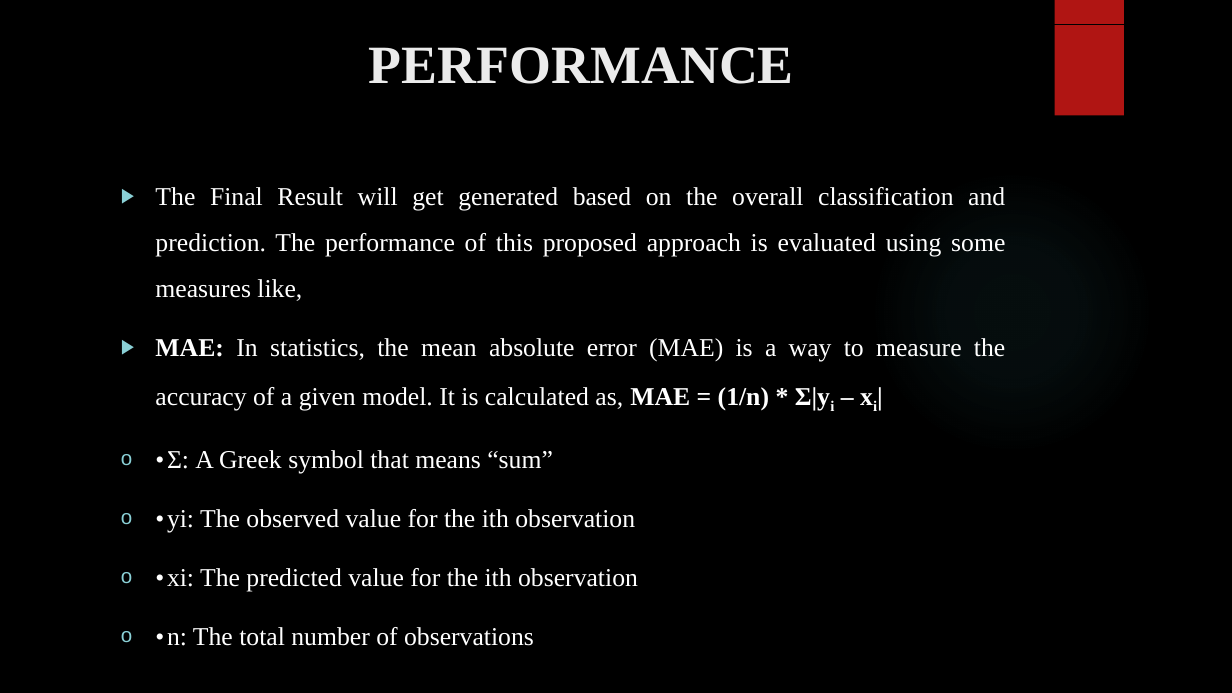
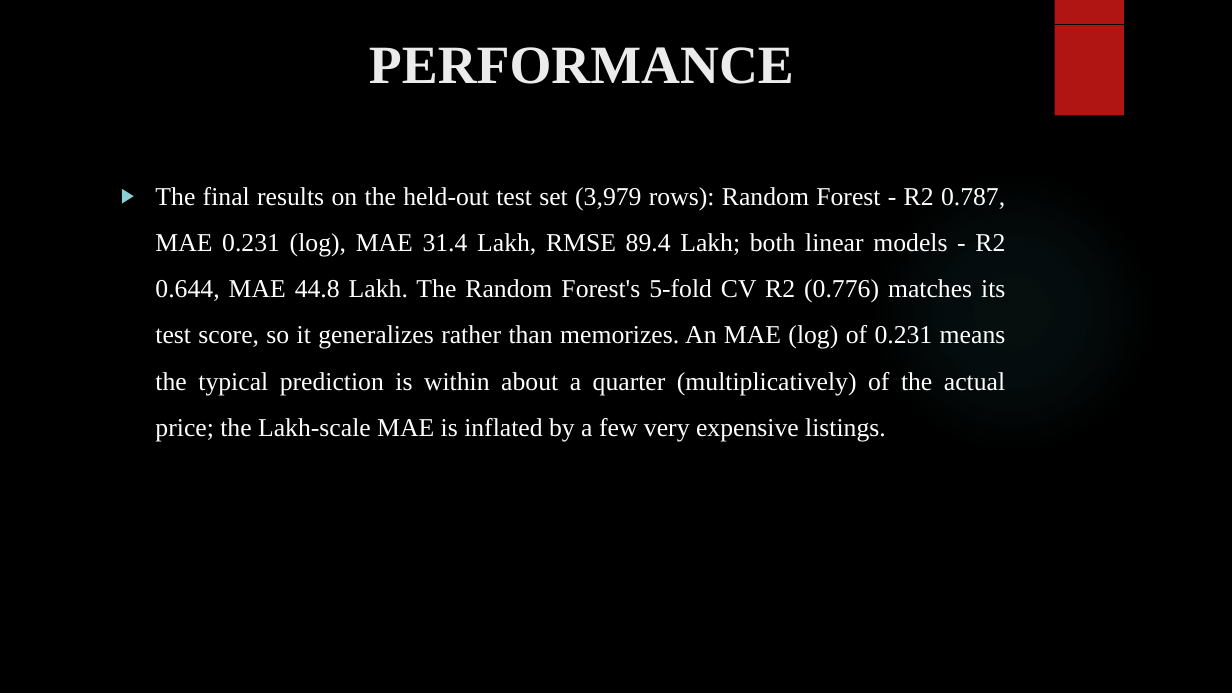
Before and after one commit to abustark/HOUSE-PRICE-PREDICTION-USING-MACHINE-LEARNING-ALGORITHMS, a slide deck: slide 21 of docs/House Price.pptx. Drawn at 1232x693 pixels with LibreOffice and Linux fonts; fonts in the diff are those of the drawing; background and template pictures are left out. Boxes give left, top, right and bottom in pixels: in the first picture for what was removed or moved away, otherwise in the second. Text is boxed around its words. In the diff, an @@ line names an element or a change of style, - is before the commit and + after.

```diff
--- a/docs/House Price.pptx
+++ b/docs/House Price.pptx
@@ text at <box>155,187,1006,441</box>: text changed @@
-▶ The Final Result will get generated based on the overall classification and prediction. The performance of this proposed approach is evaluated using some measures like,
-▶ MAE: In statistics, the mean absolute error (MAE) is a way to measure the accuracy of a given model. It is calculated as, MAE = (1/n) * Σ|yi – xi|
-o • Σ: A Greek symbol that means “sum”
-o • yi: The observed value for the ith observation
-o • xi: The predicted value for the ith observation
-o • n: The total number of observations
+▶ The final results on the held-out test set (3,979 rows): Random Forest - R2 0.787, MAE 0.231 (log), MAE 31.4 Lakh, RMSE 89.4 Lakh; both linear models - R2 0.644, MAE 44.8 Lakh. The Random Forest's 5-fold CV R2 (0.776) matches its test score, so it generalizes rather than memorizes. An MAE (log) of 0.231 means the typical prediction is within about a quarter (multiplicatively) of the actual price; the Lakh-scale MAE is inflated by a few very expensive listings.
```
Also in this commit, not shown: 19 other slides changed, 1 slide added, 1 slide removed, 1 other file.
